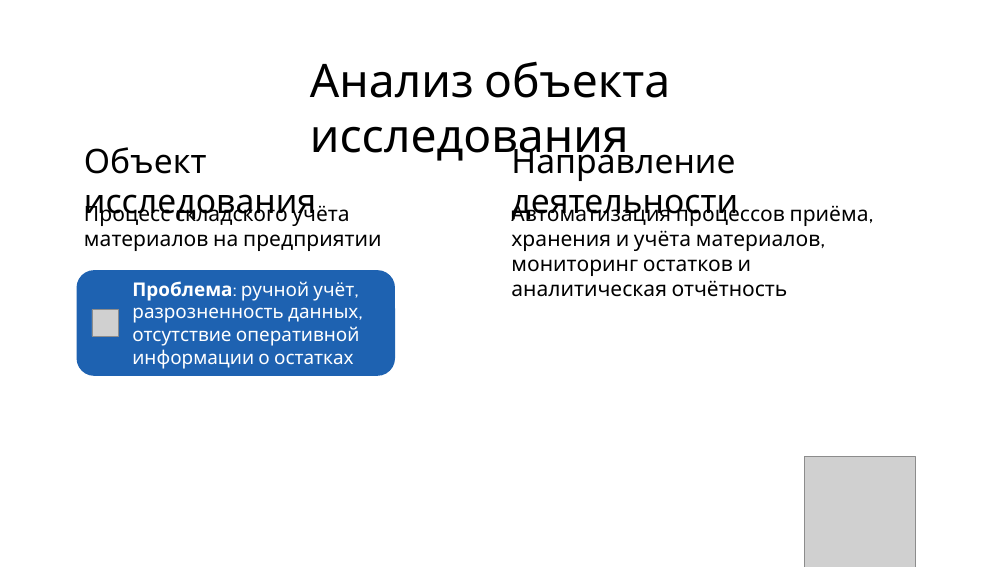
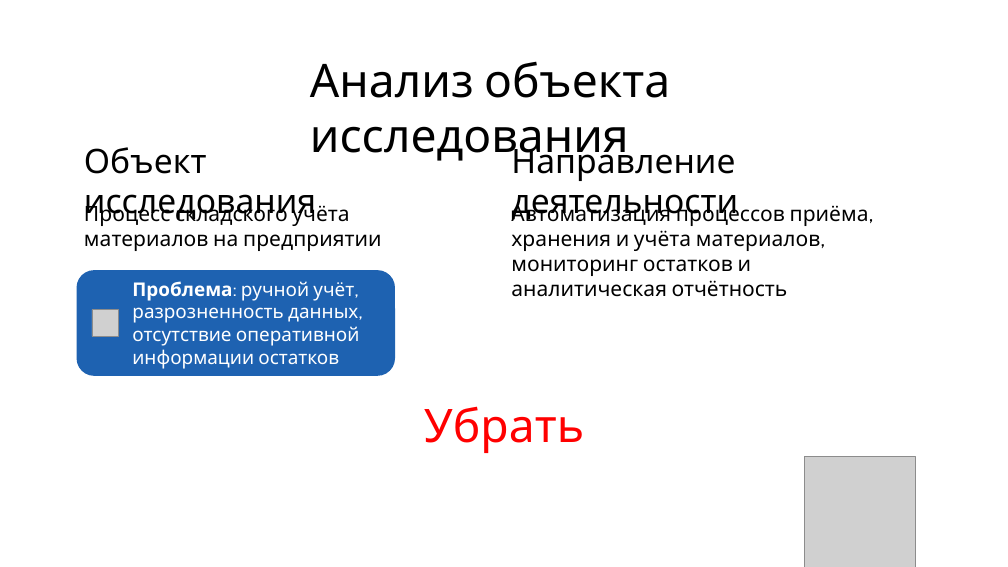
Before and after one commit to Danildanil228/diplomfiles, a slide deck: slide 4 of Презентация.pptx. Drawn at 1008x567 pixels with LibreOffice and Linux fonts; fonts in the diff are those of the drawing; grey boxes stand for pictures; background and template pictures are left out. Boxes give left, top, right and bottom in pixels: in the first picture for what was removed or moved away, otherwise in the second. Text is boxed around its words. In the diff, an @@ line names an element or a change of style, - is before the commit and + after.

Commit message:
save

```diff
--- a/Презентация.pptx
+++ b/Презентация.pptx
@@ text at [132,281,360,369]: text changed @@
-Проблема: ручной учёт, разрозненность данных, отсутствие оперативной информации о остатках
+Проблема: ручной учёт, разрозненность данных, отсутствие оперативной информации остатков
@@ text added at [424,406,584,453], 44 pt, text #FF0000 @@
+Убрать
```
Also in this commit, not shown: 6 other slides changed, 2 slides added, 2 slides removed.
